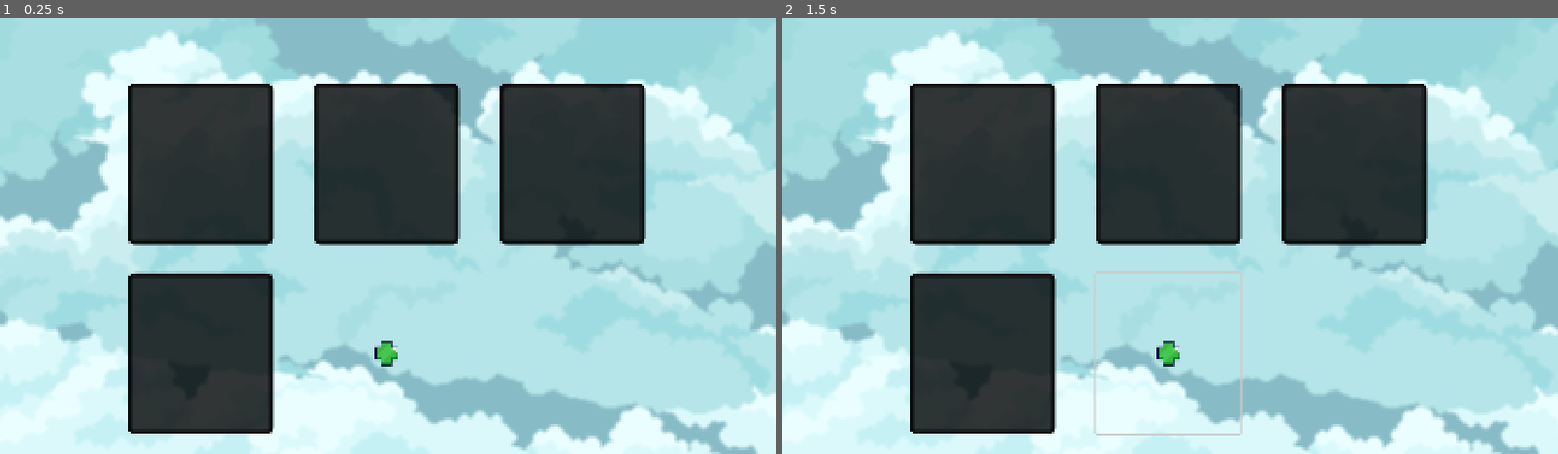
Above: before the commit, frames 1-2 (left to right).
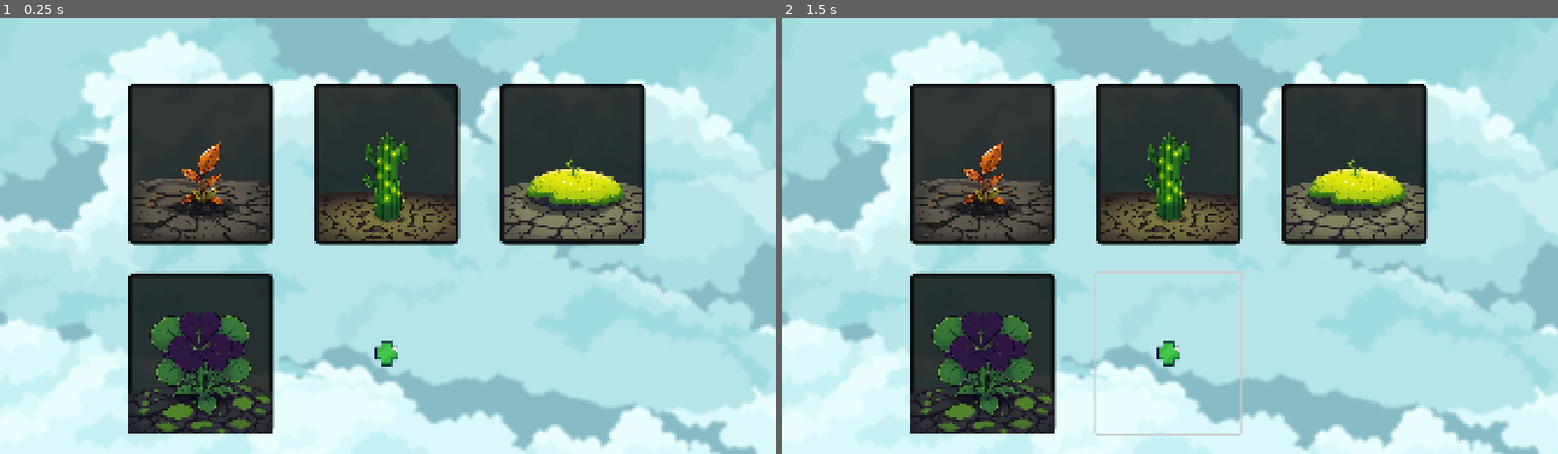
Above: after the commit, the same moments.

Repository: cryptofabrikah-oss/plantgame
Game: Godot game, scene res://control.tscn
The game is run twice, just before and just after one commit, with the same random seed, the same clock (stepped at 60 frames per second) and the same inputs.
Inputs (mouse positions are in pixels of both pictures, inside the frame that each line leads up to):
- Up to frame 1 (0.25 s): no input
- Up to frame 2 (1.5 s): click (1170, 353) at 0.5 s; click (1170, 353) at 1.25 s

The runs differ from the first frame. In frame 1, 8.5% of the frame differs, in the area x 16-83%, y 26-96%; in frame 2, 8.5%.

Commit message:
plantas atualizadas

Diff:
--- a/control.tscn
+++ b/control.tscn
@@ -1,14 +1,18 @@
-[gd_scene load_steps=6 format=3 uid="uid://drwrjibrvn22k"]
+[gd_scene load_steps=10 format=3 uid="uid://drwrjibrvn22k"]
 
 [ext_resource type="Texture2D" uid="uid://duhhvc30ot8y8" path="res://assets/background/main_background.png" id="1_62e2m"]
 [ext_resource type="Shader" uid="uid://bn14e4iydgm2" path="res://assets/background/blur_shader.gdshader" id="2_qtu10"]
+[ext_resource type="Texture2D" uid="uid://csl2tisiqe73k" path="res://assets/plants/01 -  broto de ferro/brotodeferro01.png" id="3_ee4bf"]
 [ext_resource type="Texture2D" uid="uid://dbsdo4o15kn32" path="res://assets/ui/icons/plusbutton.png" id="3_qtu10"]
+[ext_resource type="Texture2D" uid="uid://dewnffxuo2jqk" path="res://assets/plants/01 - cacto radioativo/cactoradioativo01.png" id="4_kbped"]
+[ext_resource type="Texture2D" uid="uid://du2dbmnnlaai7" path="res://assets/plants/01 - musgo regenerador/musgoregenerador01.png" id="5_iy58a"]
+[ext_resource type="Texture2D" uid="uid://b4eme7wii0j8y" path="res://assets/plants/01 - trevo sombrio/trevosombrio01.png" id="7_6a6wx"]
 
 [sub_resource type="ShaderMaterial" id="ShaderMaterial_ee4bf"]
 shader = ExtResource("2_qtu10")
 
 [sub_resource type="StyleBoxFlat" id="StyleBoxFlat_62e2m"]
-bg_color = Color(0, 0, 0, 0.792157)
+bg_color = Color(0, 0, 0, 0.788235)
 border_width_left = 15
 border_width_top = 15
 border_width_right = 15
@@ -57,19 +61,36 @@
 columns = 3
 
 [node name="slot" type="Panel" parent="GridContainer"]
+z_index = 2
 custom_minimum_size = Vector2(360, 400)
 layout_mode = 2
 theme_override_styles/panel = SubResource("StyleBoxFlat_62e2m")
+
+[node name="Brotodeferro01" type="Sprite2D" parent="GridContainer/slot"]
+z_index = 3
+position = Vector2(182, 224)
+scale = Vector2(0.33, 0.33)
+texture = ExtResource("3_ee4bf")
 
 [node name="slot2" type="Panel" parent="GridContainer"]
 custom_minimum_size = Vector2(360, 400)
 layout_mode = 2
 theme_override_styles/panel = SubResource("StyleBoxFlat_62e2m")
 
+[node name="Cactoradioativo01" type="Sprite2D" parent="GridContainer/slot2"]
+position = Vector2(181, 224)
+scale = Vector2(0.33, 0.33)
+texture = ExtResource("4_kbped")
+
 [node name="slot3" type="Panel" parent="GridContainer"]
 custom_minimum_size = Vector2(360, 400)
 layout_mode = 2
 theme_override_styles/panel = SubResource("StyleBoxFlat_62e2m")
+
+[node name="Musgoregenerador01" type="Sprite2D" parent="GridContainer/slot3"]
+position = Vector2(181, 219)
+scale = Vector2(0.33, 0.33)
+texture = ExtResource("5_iy58a")
 
 [node name="slot4" type="Panel" parent="GridContainer"]
 custom_minimum_size = Vector2(360, 400)
@@ -82,3 +103,8 @@
 icon = ExtResource("3_qtu10")
 flat = true
 icon_alignment = 1
+
+[node name="Trevosombrio01" type="Sprite2D" parent="GridContainer"]
+position = Vector2(180, 690)
+scale = Vector2(0.704, 0.704)
+texture = ExtResource("7_6a6wx")
Binary file added: assets/plants/01 - broto de ferro/brotodeferro01.png
Not shown, changed: assets/plants/01 - broto de ferro/brotodeferro01.png.import
Binary file added: assets/plants/01 - broto de ferro/brotodeferro02.jpeg
Not shown, changed: assets/plants/01 - broto de ferro/brotodeferro02.jpeg.import
Binary file added: assets/plants/01 - broto de ferro/image (1).jpeg
Not shown, added: assets/plants/01 - broto de ferro/image (1).jpeg.import
Binary file added: assets/plants/01 - cacto radioativo/cactoradioativo.jpeg
Not shown, added: assets/plants/01 - cacto radioativo/cactoradioativo.jpeg.import
Binary file added: assets/plants/01 - cacto radioativo/cactoradioativo01.png
Not shown, added: assets/plants/01 - cacto radioativo/cactoradioativo01.png.import
Binary file added: assets/plants/01 - musgo regenerador/musgoregenerador.jpeg
Not shown, added: assets/plants/01 - musgo regenerador/musgoregenerador.jpeg.import
(and 16 more such lines)
